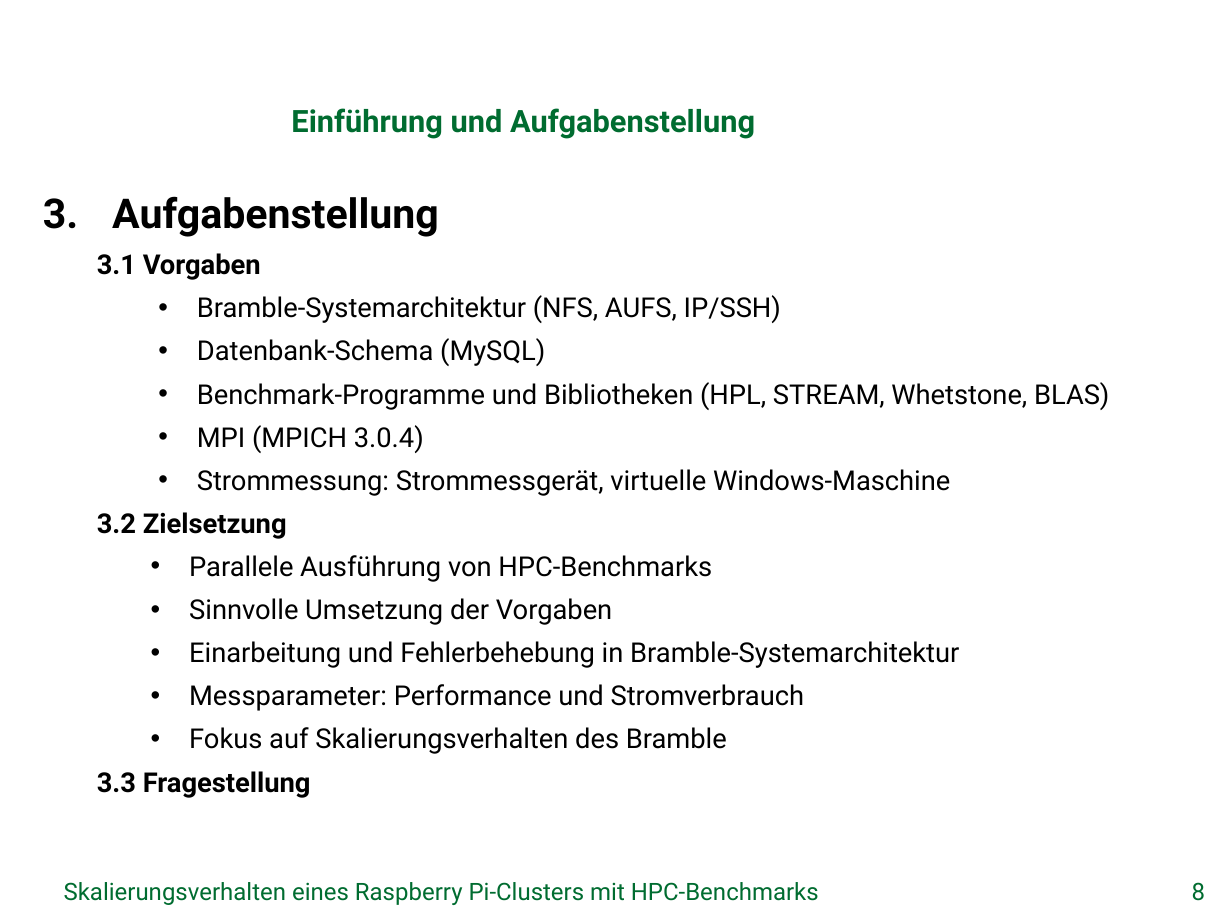
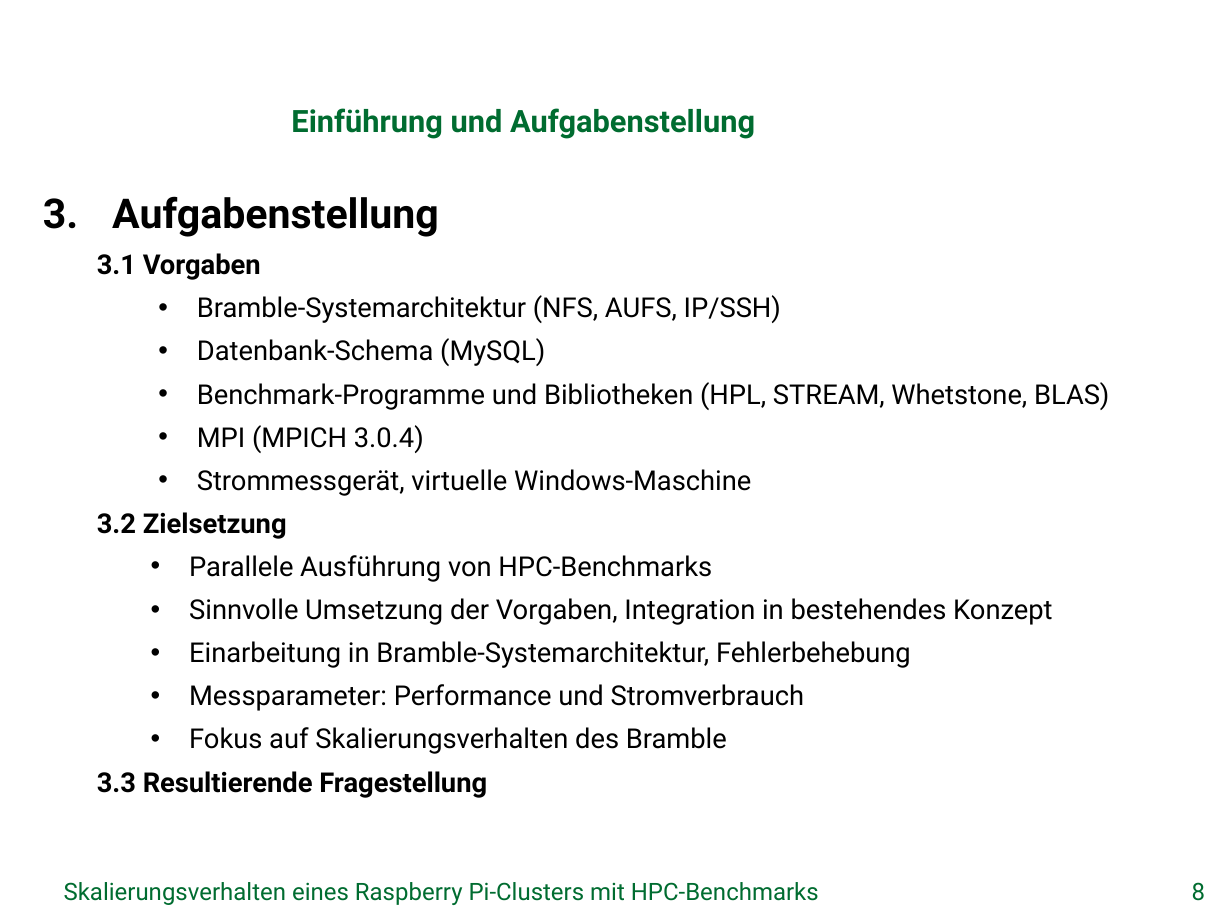
Before and after one commit to missgreenwood/bachelor-arbeit, a slide deck: slide 8 of Disputation/grei14.pptx. Drawn at 1232x924 pixels with LibreOffice and Linux fonts; fonts in the diff are those of the drawing; background and template pictures are left out. Boxes give left, top, right and bottom in pixels: in the first picture for what was removed or moved away, otherwise in the second. Text is boxed around its words. In the diff, an @@ line names an element or a change of style, - is before the commit and + after.

```diff
--- a/Disputation/grei14.pptx
+++ b/Disputation/grei14.pptx
@@ text at [197,469,751,496]: text changed @@
-    • Strommessung: Strommessgerät, virtuelle Windows-Maschine
+    • Strommessgerät, virtuelle Windows-Maschine
@@ text at [189,598,1052,668]: text changed @@
-    • Sinnvolle Umsetzung der Vorgaben
-    • Einarbeitung und Fehlerbehebung in Bramble-Systemarchitektur
+    • Sinnvolle Umsetzung der Vorgaben, Integration in bestehendes Konzept
+    • Einarbeitung in Bramble-Systemarchitektur, Fehlerbehebung
@@ text at [97,771,487,798]: text changed @@
-  3.3 Fragestellung
+  3.3 Resultierende Fragestellung
```
Also in this commit, not shown: 8 other slides changed, 1 other file.
